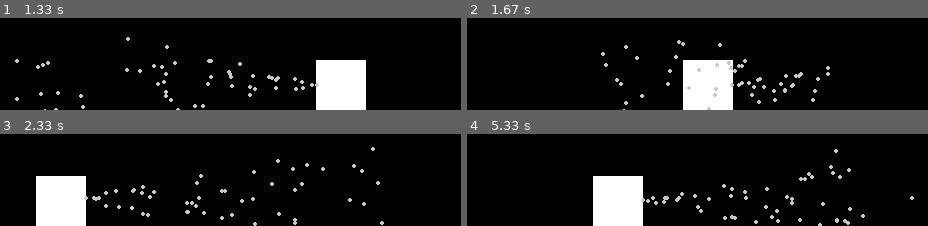
Above: before the commit, frames 1-4 (two rows, left to right).
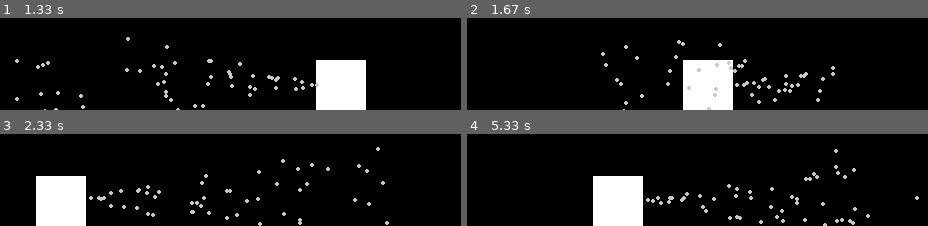
Above: after the commit, the same moments.

Repository: makeuseofcode/particle-effect-in-pygame
Game: pygame game, started from movement-particles.py
The game is run twice, just before and just after one commit, with the same random seed, the same clock (stepped at 60 frames per second) and the same inputs.
Inputs:
- Up to frame 1 (1.33 s): hold Right 0.33-0.8 s; hold Right 0.83-1.3 s
- Up to frame 2 (1.67 s): hold Left from 1.33 s (still down)
- Up to frame 3 (2.33 s): release Left at 1.87 s; hold Left 1.9-2.3 s
- Up to frame 4 (5.33 s): hold Right 2.33-2.97 s; hold Left 3-3.47 s; hold Right 3.5-3.97 s; hold Right 4-4.47 s; hold Left 4.5-5.03 s; hold Left from 5.07 s (still down)

Frame 1 is identical in both runs. In frame 2, 1.0% of the frame differs, in the area x 57-80%, y 52-92%; in frame 3, 2.6%, in the area x 18-85%, y 14-100%; in frame 4, 2.4%.

Commit message:
Update movement-particles.py

Diff:
--- a/movement-particles.py
+++ b/movement-particles.py
@@ -13,7 +13,7 @@
         self.y = y
         self.dx = random.uniform(-1, 1)
         self.dy = random.uniform(-1, 1)
-        self.lifetime = 60  # Number of frames the particle will exist
+        self.lifetime = 60
 
     def update(self):
         self.x += self.dx
@@ -21,7 +21,9 @@
         self.lifetime -= 1
 
     def draw(self, window):
-        pygame.draw.circle(window, (200, 200, 200), (int(self.x), int(self.y)), 2)
+        color = (200, 200, 200)
+        position = (int(self.x), int(self.y))
+        pygame.draw.circle(window, color, position, 2)
 
 # Particle system class
 class ParticleSystem:
@@ -74,18 +76,23 @@
         if event.type == pygame.QUIT:
             running = False
 
+    particle_y = player_y + player_height // 2
+    particle_x = player_x + player_width
+
     keys = pygame.key.get_pressed()
+    boundary = player_x < window_width - player_width
     if keys[pygame.K_LEFT] and player_x > 0:
         player_x -= 5
-        particle_system.add_particle(player_x + player_width, player_y + player_height // 2)
-    if keys[pygame.K_RIGHT] and player_x < window_width - player_width:
+        particle_system.add_particle(particle_x, particle_y)
+    if keys[pygame.K_RIGHT] and boundary:
         player_x += 5
-        particle_system.add_particle(player_x, player_y + player_height // 2)
+        particle_system.add_particle(player_x, particle_y)
 
     particle_system.update()
 
     window.fill(BLACK)
-    pygame.draw.rect(window, WHITE, (player_x, player_y, player_width, player_height))
+    player_pos = (player_x, player_y, player_width, player_height)
+    pygame.draw.rect(window, WHITE, player_pos)
     particle_system.draw(window)
 
     pygame.display.flip()
